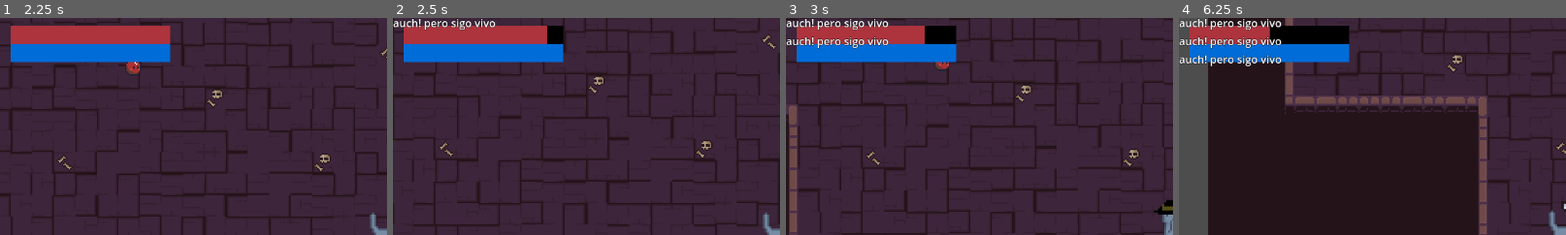
Above: before the commit, frames 1-4 (left to right).
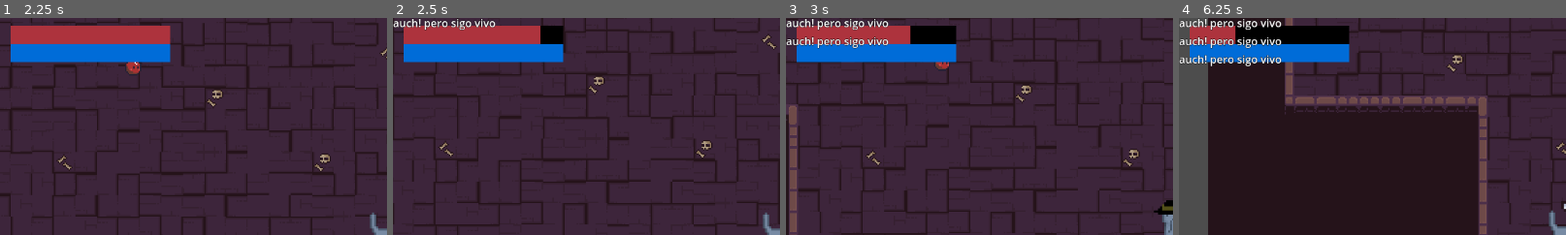
Above: after the commit, the same moments.

Repository: pablocoop/CC5408-Proyecto
Game: Godot game, scene res://scenes/debug_map.tscn
Two runs of this game, one before a commit and one after it. Both use one fixed random seed, a clock stepped at 60 frames per second and the inputs below. This scene is started directly instead of the project's main scene.
Inputs (mouse positions are % of the whole screen's width and height, from its top left):
- Up to frame 1 (2.25 s): move the mouse to (72, 45) at 0.52 s; hold D (move_right) 0.53-1.28 s; tap Space (attack) at 0.6, 2.1 s; move the mouse to (30, 55) at 1.27 s; hold S (move_down) 1.28-2.03 s; right-click (30, 55) at 1.35 s; move the mouse to (60, 28) at 2.02 s; hold D (move_right) from 2.03 s (still down)
- Up to frame 2 (2.5 s): keep holding D (move_right)
- Up to frame 3 (3 s): move the mouse to (45, 70) at 2.77 s; release D (move_right) at 2.78 s; hold W (move_up) from 2.78 s (still down); right-click (45, 70) at 2.85 s
- Up to frame 4 (6.25 s): move the mouse to (80, 65) at 3.52 s; release W (move_up) at 3.53 s; hold A (move_left) 3.53-5.03 s; tap Space (attack) at 3.6, 5.1 s; move the mouse to (20, 35) at 4.27 s; right-click (20, 35) at 4.35 s; move the mouse to (55, 50) at 5.02 s; hold S (move_down) 5.03-5.78 s; move the mouse to (35, 25) at 5.77 s; hold D (move_right) from 5.78 s (still down); right-click (35, 25) at 5.85 s
The pictures show only the part of the screen within x 0-50%, y 1-51%; the shares and areas given below are measured in that part.

Frame 1 is identical in both runs. In frame 2, 0.1% of the frame differs, in the area x 38-40%, y 3-13%; in frame 3, 0.3%; in frame 4, 0.7%, in the area x 14-24%, y 3-13%.
Error in both runs: Invalid access to property or key 'died' on a base object of type 'null instance'. (res://scenes/skeleton.gd:29)

Commit message:
feat:cambio de vida

Diff:
--- a/components/health_component.gd
+++ b/components/health_component.gd
@@ -4,7 +4,7 @@
 signal died
 signal health_changed(value)
 
-@export var health: float = 10:
+@export var health: float = 7:
 	set(value):
 		if health == value:
 			return
@@ -12,7 +12,7 @@
 		health_changed.emit(health)
 		if health == 0:
 			died.emit()
-@export var max_health: float = 10
+@export var max_health: float = 7
 
 
 func take_damage(damage:float,from_direction: Vector2) -> void:
--- a/scenes/player.gd
+++ b/scenes/player.gd
@@ -8,7 +8,7 @@
 
 @export var speed = 400
 @export var acceleration = 900
-@export var max_health := 10
+@export var max_health := 7
 var current_health := max_health
 var is_running := false
 @export var run_multiplier := 1.5
@@ -203,6 +203,11 @@
 		cam.get_parent().remove_child(cam)
 		get_tree().get_root().add_child(cam)
 		cam.global_position = global_position
+		# Mostrar la pantalla de Game Over
+		var game_over_scene = preload("res://ui/game_over.tscn")
+		var game_over_instance = game_over_scene.instantiate()
+		game_over_instance.global_position = global_position
+		get_tree().get_root().add_child(game_over_instance)
 		queue_free()
 
 
--- /dev/null
+++ b/ui/game_over2.tscn
@@ -0,0 +1,16 @@
+[gd_scene load_steps=3 format=3 uid="uid://coyjgjdlij5pq"]
+
+[ext_resource type="Script" uid="uid://delpr51r55fd0" path="res://ui/game_over_2.gd" id="1_curv6"]
+[ext_resource type="Texture2D" uid="uid://cjorcb3won1tg" path="res://assets/assets ui/Mini Pixel Pack 3/GAME_OVER (72 x 8).png" id="2_1mpnt"]
+
+[node name="GameOver2" type="Node2D"]
+position = Vector2(612, 315)
+script = ExtResource("1_curv6")
+
+[node name="MarginContainer" type="MarginContainer" parent="."]
+
+[node name="mensaje" type="Sprite2D" parent="MarginContainer"]
+scale = Vector2(7, 7)
+texture = ExtResource("2_1mpnt")
+
+[node name="Fondo" type="Sprite2D" parent="MarginContainer"]
--- /dev/null
+++ b/ui/game_over_2.gd
@@ -0,0 +1,15 @@
+extends Node2D
+
+
+func _ready() -> void:
+	await get_tree().create_timer(2.5).timeout
+	#Game.life = 7  # Reinicia las vidas
+	get_tree().change_scene_to_file("res://ui/main_menu.tscn")
+
+
+func _process(delta: float) -> void:
+	# volver a dejar al player en la posición inicial!!!
+	#En mi hito 0 yo hacia esto:
+	#if Game.current_player and Game.current_player.is_inside_tree():
+	#	global_position = Game.current_player.global_position
+	pass
Not shown: 1 places in scenes/player.tscn that only renumber resources
Not shown, added: ui/game_over_2.gd.uid
